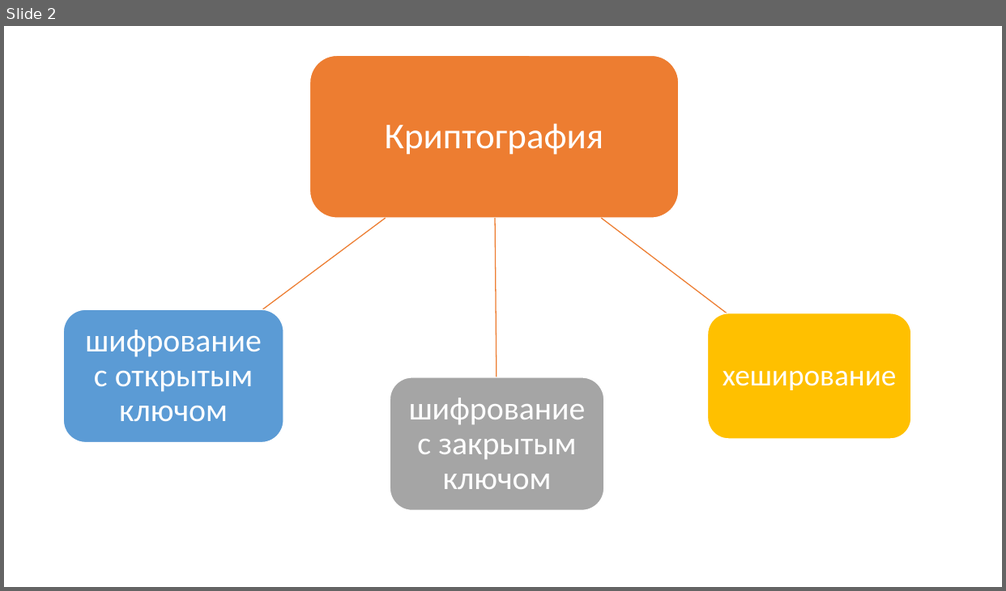
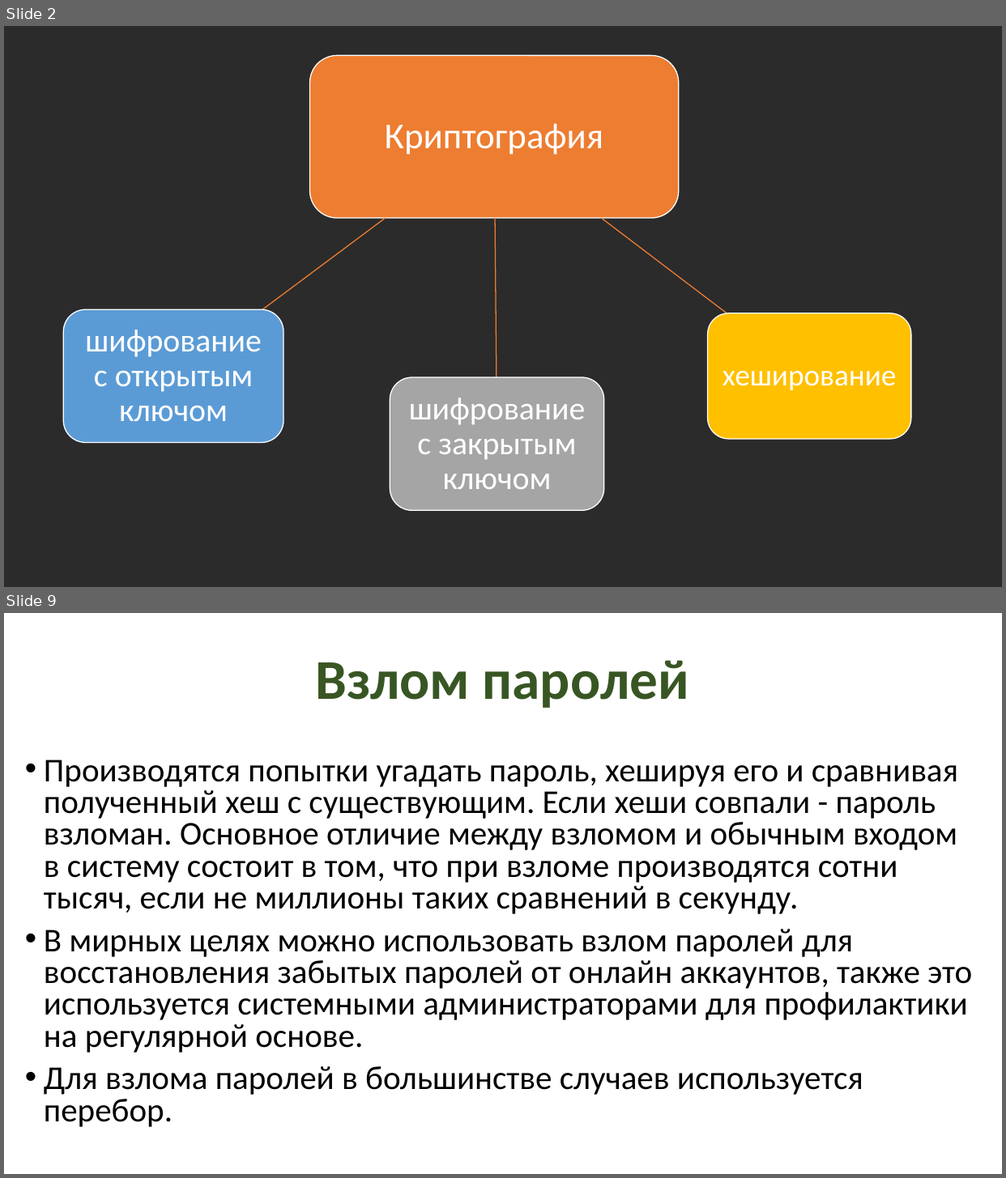
Before and after one commit to MamonovaMaria/Criptography, a slide deck: Взломы с GPU/Атаки с GPU.pptx. Shown one above the other, each under a label of ours: slide 2 before the commit, slides 2 and 9 after it; the slides between them are not shown. The pictures are 1006x591 and 1006x1178 pixels, drawn with LibreOffice and Linux fonts; fonts in the diff are those of the drawing; background and template pictures are left out; a plain dark background stands for a picture behind light text. Boxes give left, top, right and bottom in pixels: in the first picture for what was removed or moved away, otherwise in the second. Text is boxed around its words. In the diff, an @@ line names an element or a change of style, - is before the commit and + after.

```diff
--- a/Взломы с GPU/Атаки с GPU.pptx
+++ b/Взломы с GPU/Атаки с GPU.pptx
@@ slide 9 added at [4, 613, 1002, 1174], background picture (left out) @@
@@ title added at [315, 660, 689, 708], 54 pt, text #385723, bold @@
+Взлом паролей
@@ text added at [44, 760, 972, 1127], 32 pt, text #000000 @@
+• Производятся попытки угадать пароль, хешируя его и сравнивая полученный хеш с существующим. Если хеши совпали - пароль взломан. Основное отличие между взломом и обычным входом в систему состоит в том, что при взломе производятся сотни тысяч, если не миллионы таких сравнений в секунду.
+• В мирных целях можно использовать взлом паролей для восстановления забытых паролей от онлайн аккаунтов, также это используется системными администраторами для профилактики на регулярной основе.
+• Для взлома паролей в большинстве случаев используется перебор.
@@ slide 2 changed as well @@
@@ background #FFFFFF to picture (left out) @@
```
Also in this commit, not shown: 1 other slide changed, 17 other slides added, 9 slides removed, 4 other files.
